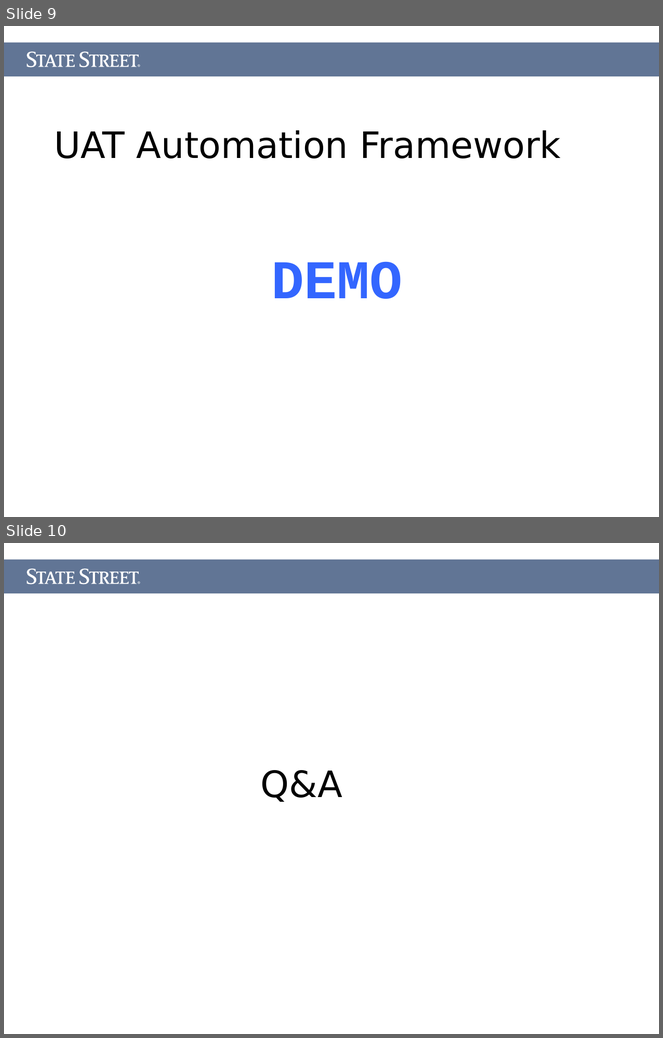
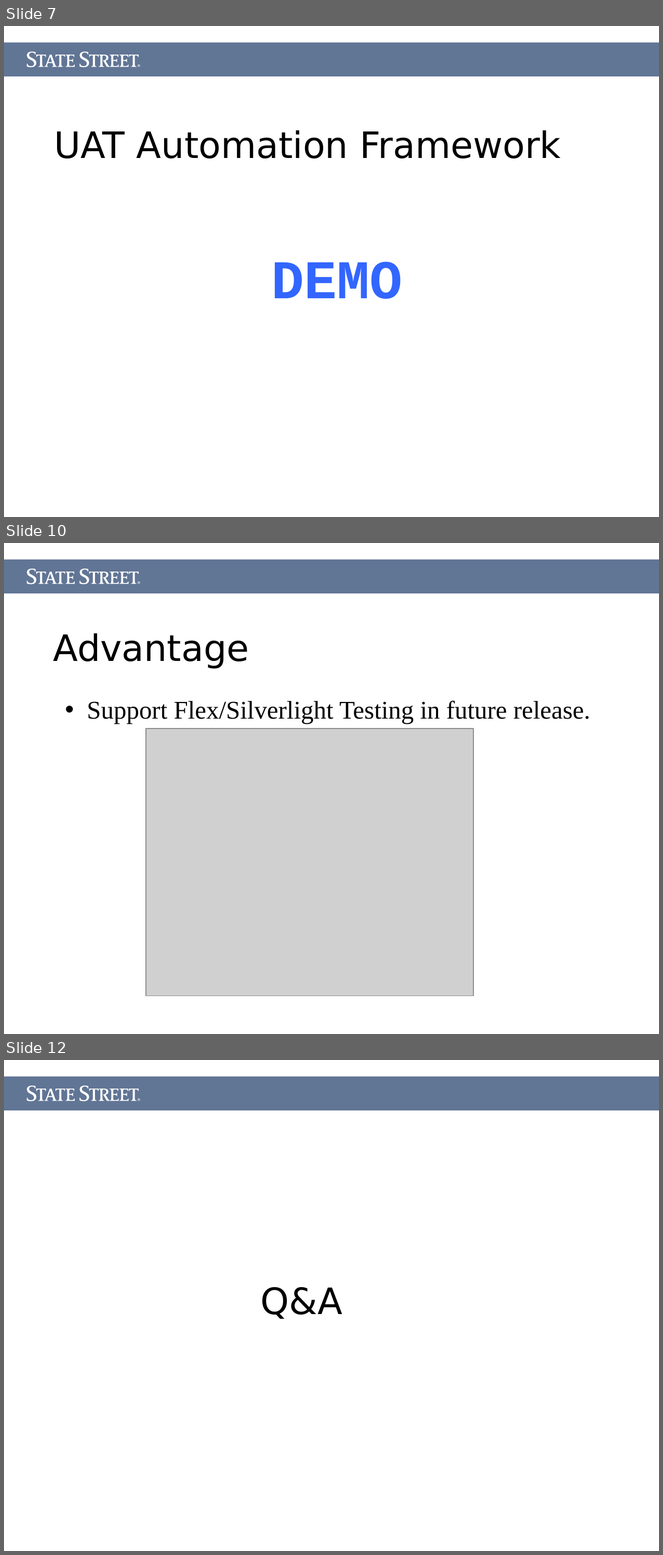
Before and after one commit to Letractively/autotester, a slide deck: Document/AutoTester.ppt. Shown one above the other, each under a label of ours: slides 9 and 10 before the commit, slides 7, 10 and 12 after it; the slides between them are not shown. The pictures are 663x1038 and 663x1555 pixels, drawn with LibreOffice and Linux fonts; fonts in the diff are those of the drawing; grey boxes stand for pictures. Boxes give left, top, right and bottom in pixels: in the first picture for what was removed or moved away, otherwise in the second. Text is boxed around its words. In the diff, an @@ line names an element or a change of style, - is before the commit and + after.

```diff
--- a/Document/AutoTester.ppt
+++ b/Document/AutoTester.ppt
@@ slide 10 added at box(4, 543, 659, 1034), background #FFFFFF @@
@@ rectangle added at box(4, 560, 659, 593), fill #617595 @@
@@ freeform shape added at box(27, 568, 139, 584), fill #FFFFFF @@
@@ freeform shape added at box(138, 581, 140, 584), fill #FFFFFF @@
@@ title added at box(53, 633, 249, 668), 40 pt, text #000000 @@
+Advantage
@@ text added at box(87, 701, 591, 724), 28 pt, text #000000 @@
+• Support Flex/Silverlight Testing in future release.
@@ picture added at box(146, 729, 474, 996) @@
@@ what was slide 9 is now slide 7 @@
@@ what was slide 10 is now slide 12 @@
```
Also in this commit, not shown: 4 slides changed, 3 other slides added, 2 slides removed.
